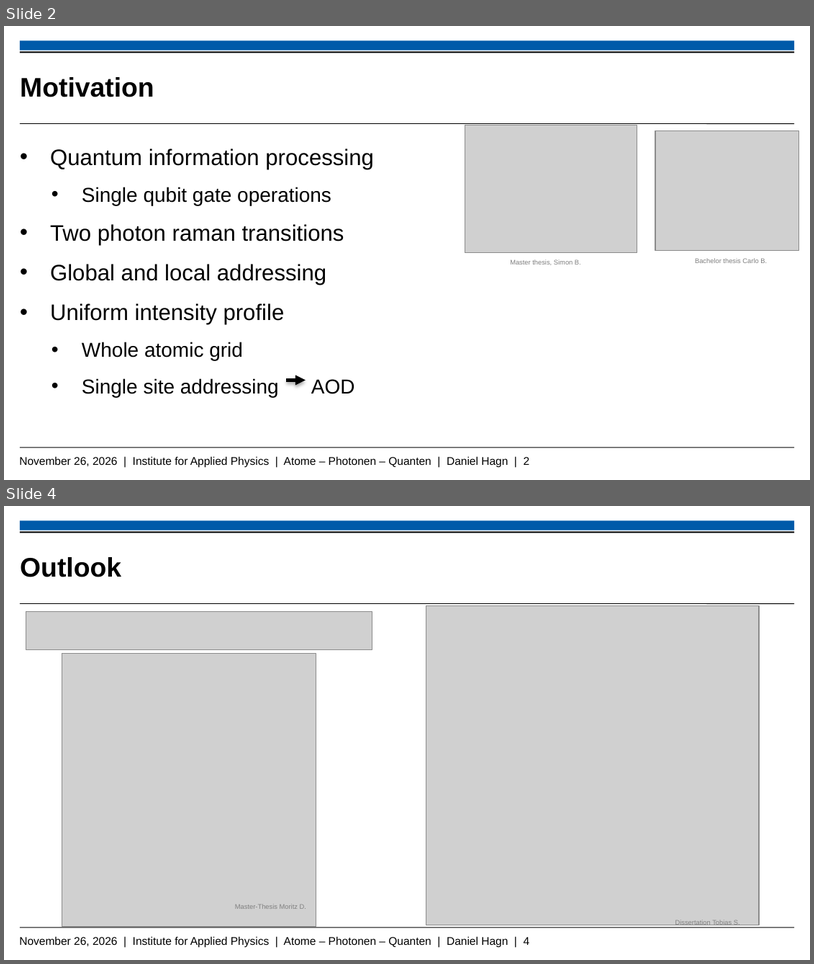
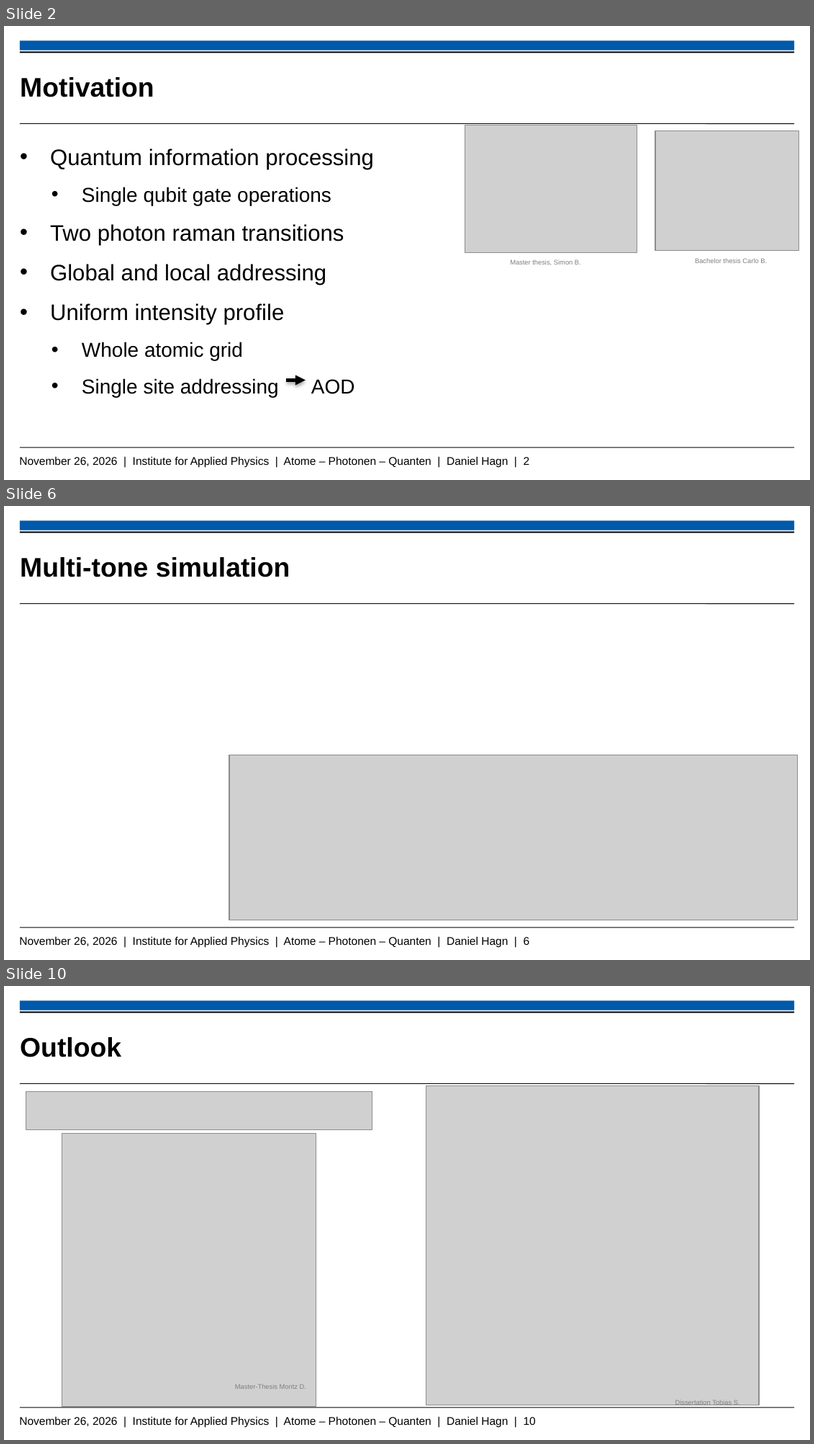
Before and after one commit to Daniel-Hagn-physik/Masterthesis_Backup, a slide deck: Hagn_Daniel_Mastervortrag.pptx. Shown one above the other, each under a label of ours: slides 2 and 4 before the commit, slides 2, 6 and 10 after it; the slides between them are not shown. The pictures are 814x964 and 814x1444 pixels, drawn with LibreOffice and Linux fonts; fonts in the diff are those of the drawing; grey boxes stand for pictures; background and template pictures are left out. Boxes give left, top, right and bottom in pixels: in the first picture for what was removed or moved away, otherwise in the second. Text is boxed around its words. In the diff, an @@ line names an element or a change of style, - is before the commit and + after.

```diff
--- a/Hagn_Daniel_Mastervortrag.pptx
+++ b/Hagn_Daniel_Mastervortrag.pptx
@@ slide 6 added at box(4, 506, 810, 960), background #FFFFFF; not listed: 5 template elements that a slide beside it also shows @@
@@ title added at box(20, 557, 291, 577), 24 pt, text #000000, bold @@
+Multi-tone simulation
@@ picture added at box(229, 754, 797, 920) @@
@@ what was slide 4 is now slide 10 @@
@@ text at box(19, 1416, 536, 1427): text changed @@
-November 26, 2026 | Institute for Applied Physics | Atome – Photonen – Quanten | Daniel Hagn | 4
+November 26, 2026 | Institute for Applied Physics | Atome – Photonen – Quanten | Daniel Hagn | 10
```
Also in this commit, not shown: 6 other slides added, 2 other files.
